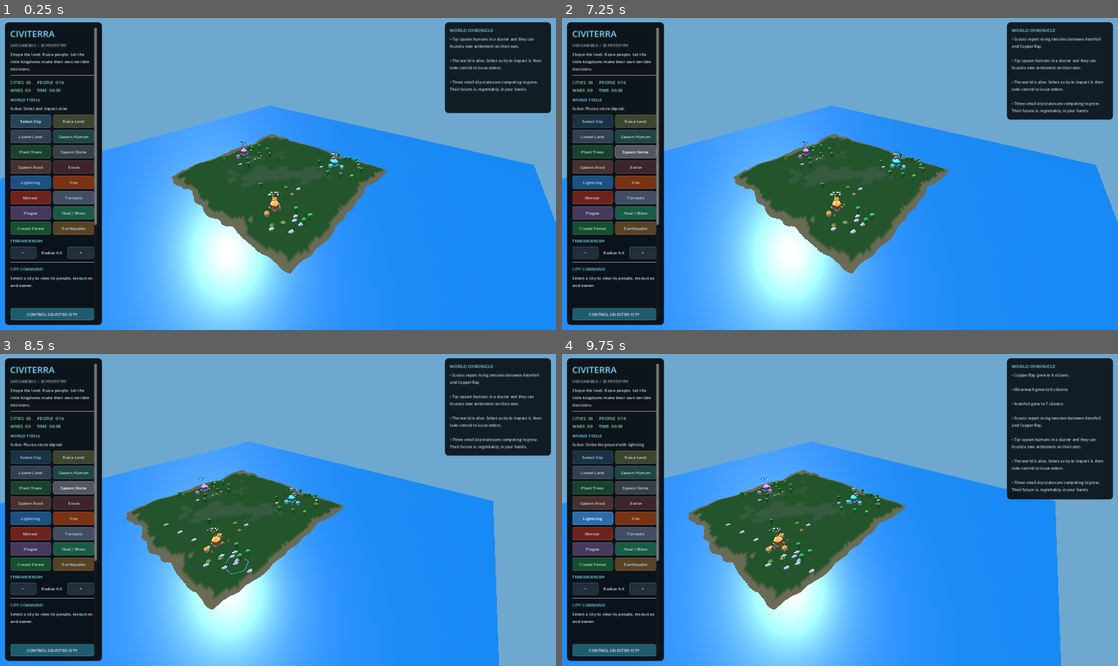
Above: before the commit, frames 1-4 (two rows, left to right).
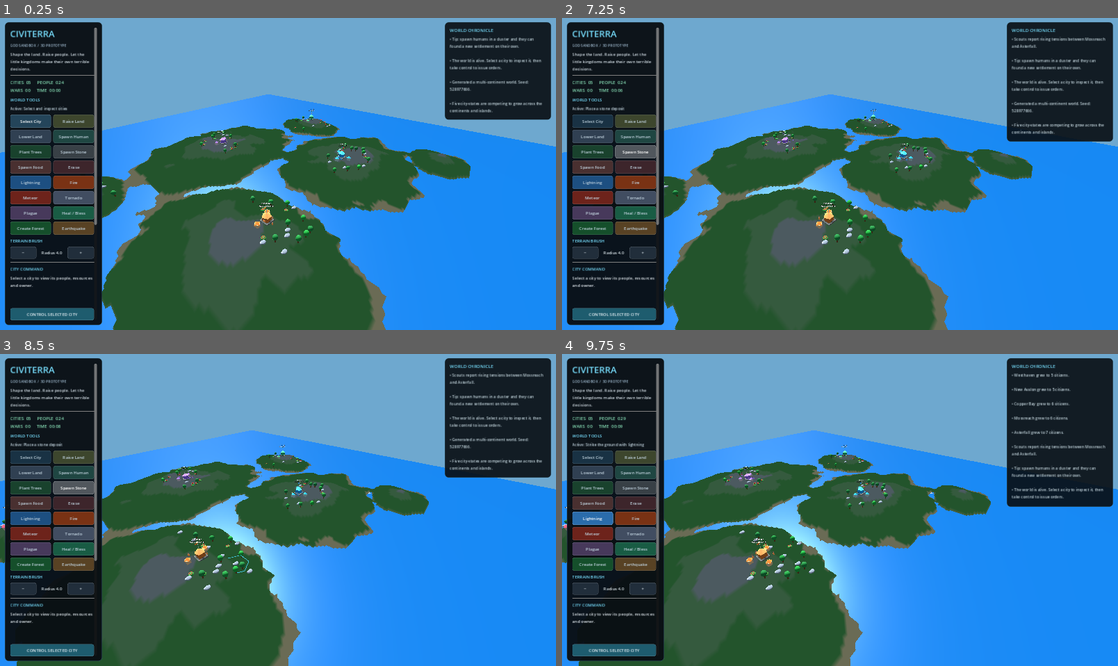
Above: after the commit, the same moments.

Repository: yoimdoingstuff/citysandbox
Game: Godot game, scene res://main.tscn
Two runs of this game, one before a commit and one after it. Both use one fixed random seed, a clock stepped at 60 frames per second and the inputs below.
Inputs (mouse positions are in pixels of both pictures, inside the frame that each line leads up to):
- Up to frame 1 (0.25 s): no input
- Up to frame 2 (7.25 s): click "Launch Missile" at 0.5 s; click "Launch Missile" at 1.25 s; click "Select City" at 2 s; click "Raise Land" at 2.75 s; click "Lower Land" at 3.5 s; click "Spawn Human" at 4.25 s; click "Select City" at 5 s; click "Plant Trees" at 5.75 s; click "Spawn Stone" at 6.5 s
- Up to frame 3 (8.5 s): move the mouse to (400, 494) at 7.27 s; hold D 7.28-8 s; click (400, 494) at 7.42 s; drag from (166, 525) to (250, 572) at 8.02 s
- Up to frame 4 (9.75 s): click "Spawn Food" at 8.75 s; click "Lightning" at 9.5 s

The runs differ from the first frame. In frame 1, 30% of the frame differs, in the area x 0-100%, y 19-100%; in frame 2, 30%; in frame 3, 31%, in the area x 0-100%, y 6-100%; in frame 4, 30%.

Commit message:
Generate a larger multi-continent world

Diff:
--- a/main.gd
+++ b/main.gd
@@ -1,7 +1,7 @@
 extends Node3D
 
-const TERRAIN_RES: int = 81
-const TERRAIN_SIZE: float = 82.0
+const TERRAIN_RES: int = 161
+const TERRAIN_SIZE: float = 160.0
 const MAX_CITIES: int = 10
 const MAX_PEOPLE: int = 500
 const WATER_LEVEL: float = -0.15
@@ -37,6 +37,7 @@
 var paused: bool = false
 var sim_speed: float = 1.0
 var game_clock: float = 0.0
+var world_seed: int = 0
 var growth_timer: float = 0.0
 var resource_timer: float = 0.0
 var founding_timer: float = 0.0
@@ -73,10 +74,12 @@
 
 func _ready() -> void:
 	randomize()
+	world_seed = randi() & 0x7FFFFFFF
 	_build_world()
 	_build_ui()
 	_seed_civilizations()
 	_set_tool("select")
+	_log("Generated a multi-continent world. Seed: %d." % world_seed)
 	_log("The world is alive. Select a city to inspect it, then take control to issue orders.")
 	_log("Tip: spawn humans in a cluster and they can found a new settlement on their own.")
 	_refresh_ui()
@@ -127,7 +130,7 @@
 
 	var water := MeshInstance3D.new()
 	var water_mesh := PlaneMesh.new()
-	water_mesh.size = Vector2(180.0, 180.0)
+	water_mesh.size = Vector2(TERRAIN_SIZE + 100.0, TERRAIN_SIZE + 100.0)
 	water.mesh = water_mesh
 	var water_material := StandardMaterial3D.new()
 	water_material.albedo_color = Color(0.08, 0.35, 0.58)
@@ -150,7 +153,7 @@
 	camera = Camera3D.new()
 	camera.name = "SandboxCamera"
 	camera.current = true
-	camera.far = 450.0
+	camera.far = TERRAIN_SIZE * 6.0
 	camera.near = 0.1
 	add_child(camera)
 	selection_ring = MeshInstance3D.new()
@@ -187,20 +190,61 @@
 func _generate_terrain_heights() -> void:
 	terrain_heights.clear()
 	var broad_noise := FastNoiseLite.new()
-	broad_noise.seed = 14029
-	broad_noise.frequency = 0.043
+	broad_noise.seed = world_seed + 14029
+	broad_noise.frequency = 0.028
 	broad_noise.fractal_octaves = 3
 	var detail_noise := FastNoiseLite.new()
-	detail_noise.seed = 8201
-	detail_noise.frequency = 0.12
+	detail_noise.seed = world_seed + 8201
+	detail_noise.frequency = 0.095
+	var coastline_noise := FastNoiseLite.new()
+	coastline_noise.seed = world_seed + 33191
+	coastline_noise.frequency = 0.052
+	coastline_noise.fractal_octaves = 2
+
+	# Broad elliptical landmasses create separate continents. Noise roughens
+	# their coastlines, while the elevation fields add hills and high ground.
+	var continent_centers: Array[Vector2] = [
+		Vector2(-31.0, -20.0),
+		Vector2(40.0, -20.0),
+		Vector2(2.0, 39.0),
+		Vector2(-63.0, 24.0),
+		Vector2(63.0, 45.0),
+		Vector2(-61.0, -54.0)
+	]
+	var continent_radii: Array[Vector2] = [
+		Vector2(37.0, 31.0),
+		Vector2(28.0, 38.0),
+		Vector2(44.0, 32.0),
+		Vector2(16.0, 21.0),
+		Vector2(14.0, 17.0),
+		Vector2(15.0, 13.0)
+	]
+
 	for z_index in range(TERRAIN_RES):
 		var row: Array = []
 		for x_index in range(TERRAIN_RES):
 			var x: float = (float(x_index) / float(TERRAIN_RES - 1) - 0.5) * TERRAIN_SIZE
 			var z: float = (float(z_index) / float(TERRAIN_RES - 1) - 0.5) * TERRAIN_SIZE
-			var edge: float = max(abs(x), abs(z)) / (TERRAIN_SIZE * 0.5)
-			var falloff: float = clamp(1.0 - pow(edge, 2.3), 0.0, 1.0)
-			var h: float = falloff * (4.5 + broad_noise.get_noise_2d(x, z) * 2.25 + detail_noise.get_noise_2d(x, z) * 0.6) - 1.35
+			var continent_score: float = -10.0
+			for continent_index in range(continent_centers.size()):
+				var relative: Vector2 = Vector2(
+					(x - continent_centers[continent_index].x) / continent_radii[continent_index].x,
+					(z - continent_centers[continent_index].y) / continent_radii[continent_index].y
+				)
+				var score: float = 1.0 - relative.length()
+				continent_score = max(continent_score, score)
+			var land_score: float = continent_score + coastline_noise.get_noise_2d(x, z) * 0.18
+			var broad_value: float = broad_noise.get_noise_2d(x, z)
+			var detail_value: float = detail_noise.get_noise_2d(x, z)
+			var h: float
+			if land_score > -0.025:
+				var land_strength: float = clamp((land_score + 0.025) / 0.92, 0.0, 1.0)
+				h = WATER_LEVEL + 0.18 + land_strength * 5.5 + broad_value * 1.25 + maxf(0.0, detail_value) * 0.35
+				# Keep the generated shoreline just above the water plane.
+				h = maxf(WATER_LEVEL + 0.06, h)
+			else:
+				# The underwater seabed stays low and relatively calm.
+				h = WATER_LEVEL - 0.90 + broad_value * 0.16
 			row.append(h)
 		terrain_heights.append(row)
 
@@ -292,8 +336,9 @@
 		movement -= right
 	if movement.length_squared() > 0.0:
 		camera_target += movement.normalized() * delta * max(12.0, camera_distance * 0.30)
-		camera_target.x = clamp(camera_target.x, -28.0, 28.0)
-		camera_target.z = clamp(camera_target.z, -28.0, 28.0)
+		var camera_limit: float = TERRAIN_SIZE * 0.5 - 8.0
+		camera_target.x = clamp(camera_target.x, -camera_limit, camera_limit)
+		camera_target.z = clamp(camera_target.z, -camera_limit, camera_limit)
 		_update_camera()
 
 
@@ -309,11 +354,11 @@
 			last_mouse_position = mouse_event.position
 			get_viewport().set_input_as_handled()
 		elif mouse_event.button_index == MOUSE_BUTTON_WHEEL_UP and mouse_event.pressed:
-			camera_distance = clamp(camera_distance - 6.0, 24.0, 145.0)
+			camera_distance = clamp(camera_distance - 6.0, 24.0, TERRAIN_SIZE * 1.75)
 			_update_camera()
 			get_viewport().set_input_as_handled()
 		elif mouse_event.button_index == MOUSE_BUTTON_WHEEL_DOWN and mouse_event.pressed:
-			camera_distance = clamp(camera_distance + 6.0, 24.0, 145.0)
+			camera_distance = clamp(camera_distance + 6.0, 24.0, TERRAIN_SIZE * 1.75)
 			_update_camera()
 			get_viewport().set_input_as_handled()
 		elif mouse_event.button_index == MOUSE_BUTTON_LEFT and mouse_event.pressed:
@@ -331,8 +376,9 @@
 			var camera_back := Vector3(cos(camera_yaw), 0.0, sin(camera_yaw))
 			# Pan like grabbing the world: terrain follows the mouse instead of sliding the wrong way.
 			camera_target += -camera_right * motion.relative.x * drag_scale - camera_back * motion.relative.y * drag_scale
-			camera_target.x = clamp(camera_target.x, -32.0, 32.0)
-			camera_target.z = clamp(camera_target.z, -32.0, 32.0)
+			var pan_limit: float = TERRAIN_SIZE * 0.5 - 8.0
+			camera_target.x = clamp(camera_target.x, -pan_limit, pan_limit)
+			camera_target.z = clamp(camera_target.z, -pan_limit, pan_limit)
 			_update_camera()
 			get_viewport().set_input_as_handled()
 		elif Input.is_mouse_button_pressed(MOUSE_BUTTON_LEFT) and _is_paint_tool():
@@ -387,11 +433,11 @@
 		return Vector3(1000.0, 0.0, 1000.0)
 
 	var half_size: float = TERRAIN_SIZE * 0.5
-	var step_size: float = 0.4
+	var step_size: float = 0.45
 	var previous_t: float = 0.0
 	var previous_difference: float = 0.0
 	var was_inside: bool = false
-	for step_index in range(1, 751):
+	for step_index in range(1, 1201):
 		var ray_t: float = float(step_index) * step_size
 		var point: Vector3 = ray_origin + ray_direction * ray_t
 		if abs(point.x) > half_size or abs(point.z) > half_size:
@@ -530,8 +576,16 @@
 
 
 func _seed_civilizations() -> void:
-	var starts: Array[Vector2] = [Vector2(-21.0, -17.0), Vector2(20.0, -16.0), Vector2(1.0, 22.0)]
-	var populations: Array[int] = [6, 5, 5]
+	# Start across the major continents and a few smaller islands so the map
+	# immediately feels like a world with room for competing civilizations.
+	var starts: Array[Vector2] = [
+		Vector2(-25.0, -18.0),
+		Vector2(28.0, -20.0),
+		Vector2(2.0, 38.0),
+		Vector2(-63.0, 24.0),
+		Vector2(63.0, 45.0)
+	]
+	var populations: Array[int] = [6, 5, 5, 4, 4]
 	for i in range(starts.size()):
 		var town_position: Vector3 = _surface_position(starts[i].x, starts[i].y)
 		var city_id: int = _create_city(town_position, city_names[i], city_colors[i])
@@ -545,7 +599,7 @@
 		cities[city_id]["wood"] = 10.0
 		cities[city_id]["stone"] = 5.0
 		_refresh_city_development(city_id)
-	_log("Three small city-states are competing to grow. Their future is, regrettably, in your hands.")
+	_log("Five city-states are competing to grow across the continents and islands.")
 
 
 func _create_city(position: Vector3, city_name: String, color: Color) -> int:
@@ -729,17 +783,26 @@
 
 
 func _seed_resources_around(center: Vector3) -> void:
-	for i in range(15):
-		var angle: float = randf() * TAU
-		var radius: float = randf_range(7.0, 14.0)
-		var p: Vector3 = _surface_position(center.x + cos(angle) * radius, center.z + sin(angle) * radius)
+	for i in range(18):
+		var resource_position := Vector3.ZERO
+		var found_land: bool = false
+		for attempt in range(12):
+			var angle: float = randf() * TAU
+			var radius: float = randf_range(6.0, 14.0)
+			var candidate: Vector3 = _surface_position(center.x + cos(angle) * radius, center.z + sin(angle) * radius)
+			if _height_at(candidate.x, candidate.z) > WATER_LEVEL + 0.18:
+				resource_position = candidate
+				found_land = true
+				break
+		if not found_land:
+			continue
 		var roll: float = randf()
 		if roll < 0.48:
-			_spawn_resource(p, "tree", 8)
+			_spawn_resource(resource_position, "tree", 8)
 		elif roll < 0.73:
-			_spawn_resource(p, "food", 8)
+			_spawn_resource(resource_position, "food", 8)
 		else:
-			_spawn_resource(p, "stone", 8)
+			_spawn_resource(resource_position, "stone", 8)
 
 
 func _spawn_human(position: Vector3, city_id: int) -> void:
